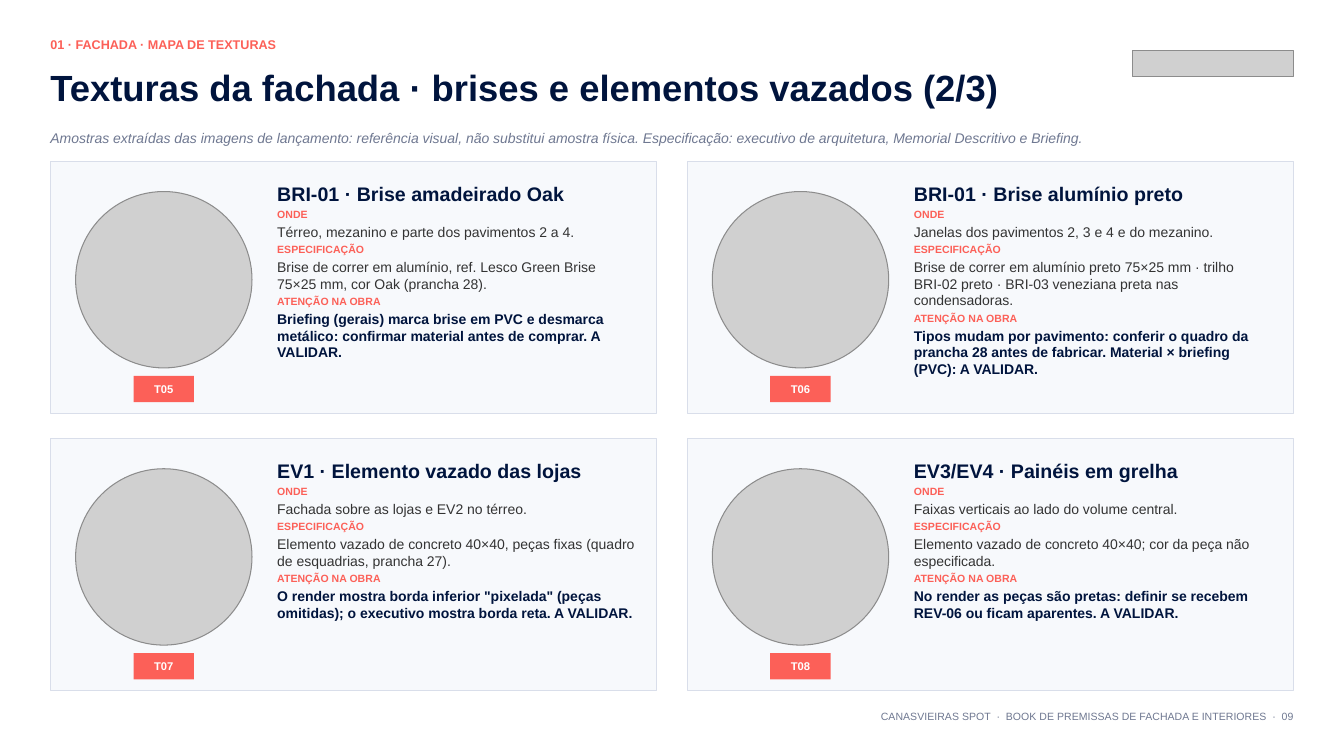
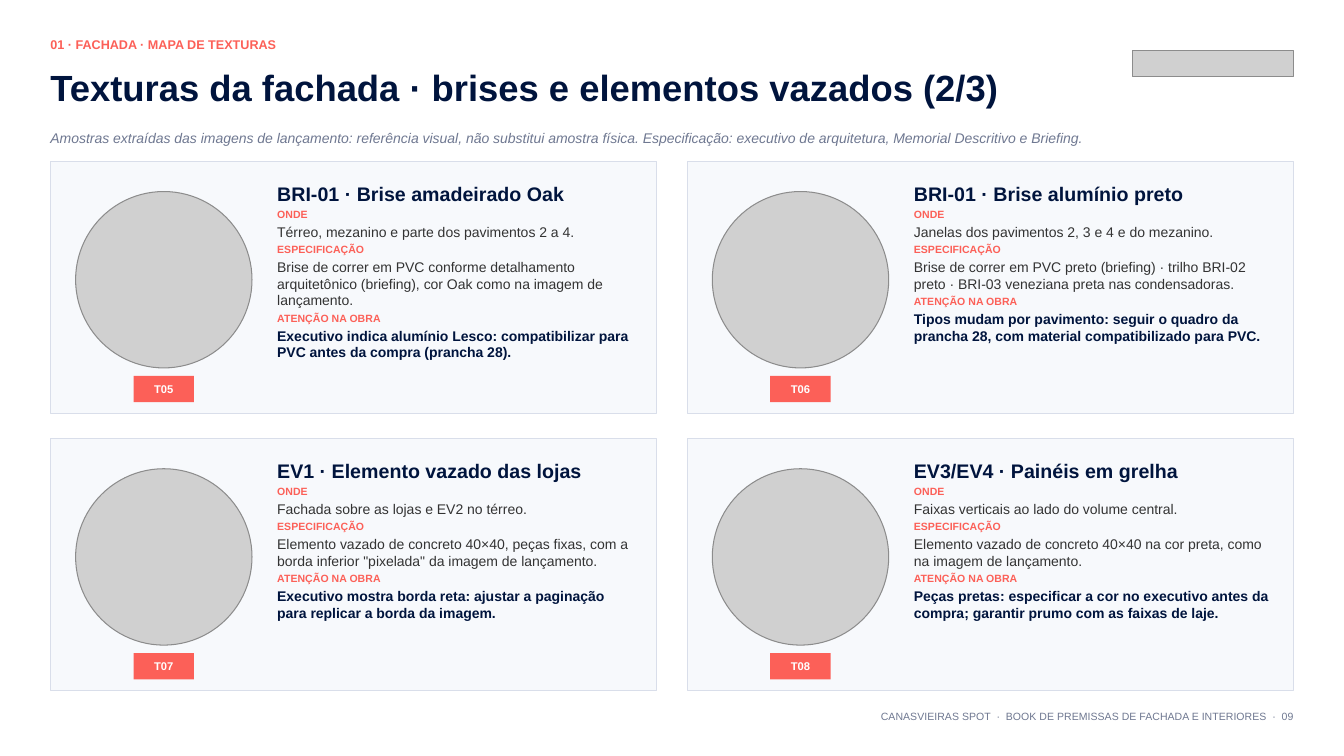
Before and after one commit to rachelsouto-source/book-premissas-template, a slide deck: slide 9 of books/CANASVIEIRAS_SPOT_Book_de_Premissas_v3.pptx. Drawn at 1344x756 pixels with LibreOffice and Linux fonts; fonts in the diff are those of the drawing; grey boxes stand for pictures; background and template pictures are left out. Boxes give left, top, right and bottom in pixels: in the first picture for what was removed or moved away, otherwise in the second. Text is boxed around its words. In the diff, an @@ line names an element or a change of style, - is before the commit and + after.

```diff
--- a/books/CANASVIEIRAS_SPOT_Book_de_Premissas_v3.pptx
+++ b/books/CANASVIEIRAS_SPOT_Book_de_Premissas_v3.pptx
@@ text at <box>277,262,603,308</box>: text changed @@
-Brise de correr em alumínio, ref. Lesco Green Brise 75×25 mm, cor Oak (prancha 28).
+Brise de correr em PVC conforme detalhamento arquitetônico (briefing), cor Oak como na imagem de lançamento.
@@ text at <box>914,262,1245,292</box>: text changed @@
-Brise de correr em alumínio preto 75×25 mm · trilho BRI-02 preto · BRI-03 veneziana preta nas condensadoras.
+Brise de correr em PVC preto (briefing) · trilho BRI-02 preto · BRI-03 veneziana preta nas condensadoras.
@@ text at <box>914,314,1261,344</box>: text changed @@
-Tipos mudam por pavimento: conferir o quadro da prancha 28 antes de fabricar. Material × briefing (PVC): A VALIDAR.
+Tipos mudam por pavimento: seguir o quadro da prancha 28, com material compatibilizado para PVC.
@@ text at <box>277,330,629,360</box>: text changed @@
-Briefing (gerais) marca brise em PVC e desmarca metálico: confirmar material antes de comprar. A VALIDAR.
+Executivo indica alumínio Lesco: compatibilizar para PVC antes da compra (prancha 28).
@@ text at <box>277,539,628,569</box>: text changed @@
-Elemento vazado de concreto 40×40, peças fixas (quadro de esquadrias, prancha 27).
+Elemento vazado de concreto 40×40, peças fixas, com a borda inferior "pixelada" da imagem de lançamento.
@@ text at <box>914,539,1262,569</box>: text changed @@
-Elemento vazado de concreto 40×40; cor da peça não especificada.
+Elemento vazado de concreto 40×40 na cor preta, como na imagem de lançamento.
@@ text at <box>277,591,604,621</box>: text changed @@
-O render mostra borda inferior "pixelada" (peças omitidas); o executivo mostra borda reta. A VALIDAR.
+Executivo mostra borda reta: ajustar a paginação para replicar a borda da imagem.
@@ text at <box>914,591,1268,621</box>: text changed @@
-No render as peças são pretas: definir se recebem REV-06 ou ficam aparentes. A VALIDAR.
+Peças pretas: especificar a cor no executivo antes da compra; garantir prumo com as faixas de laje.
```
Also in this commit, not shown: 19 other slides changed, 3 other files.
